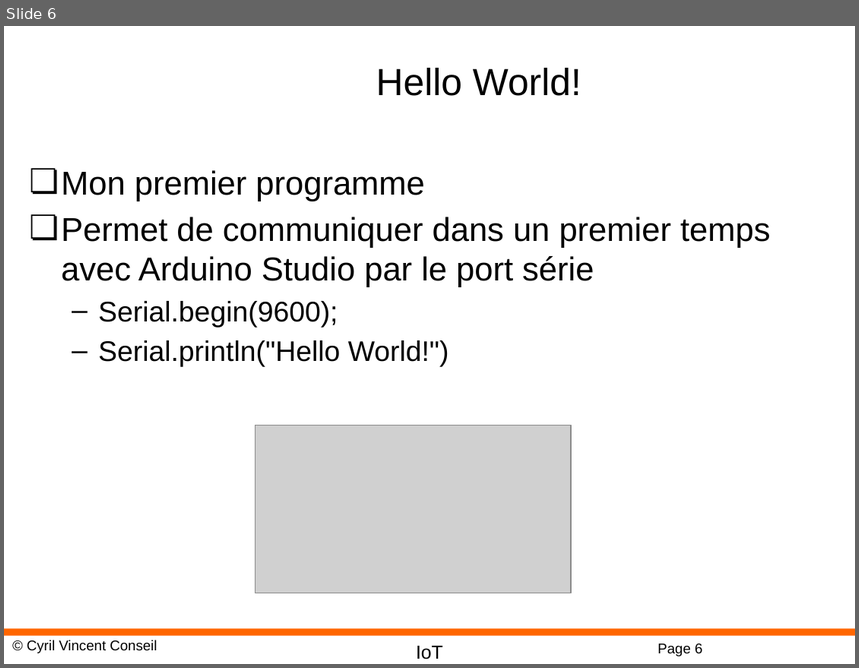
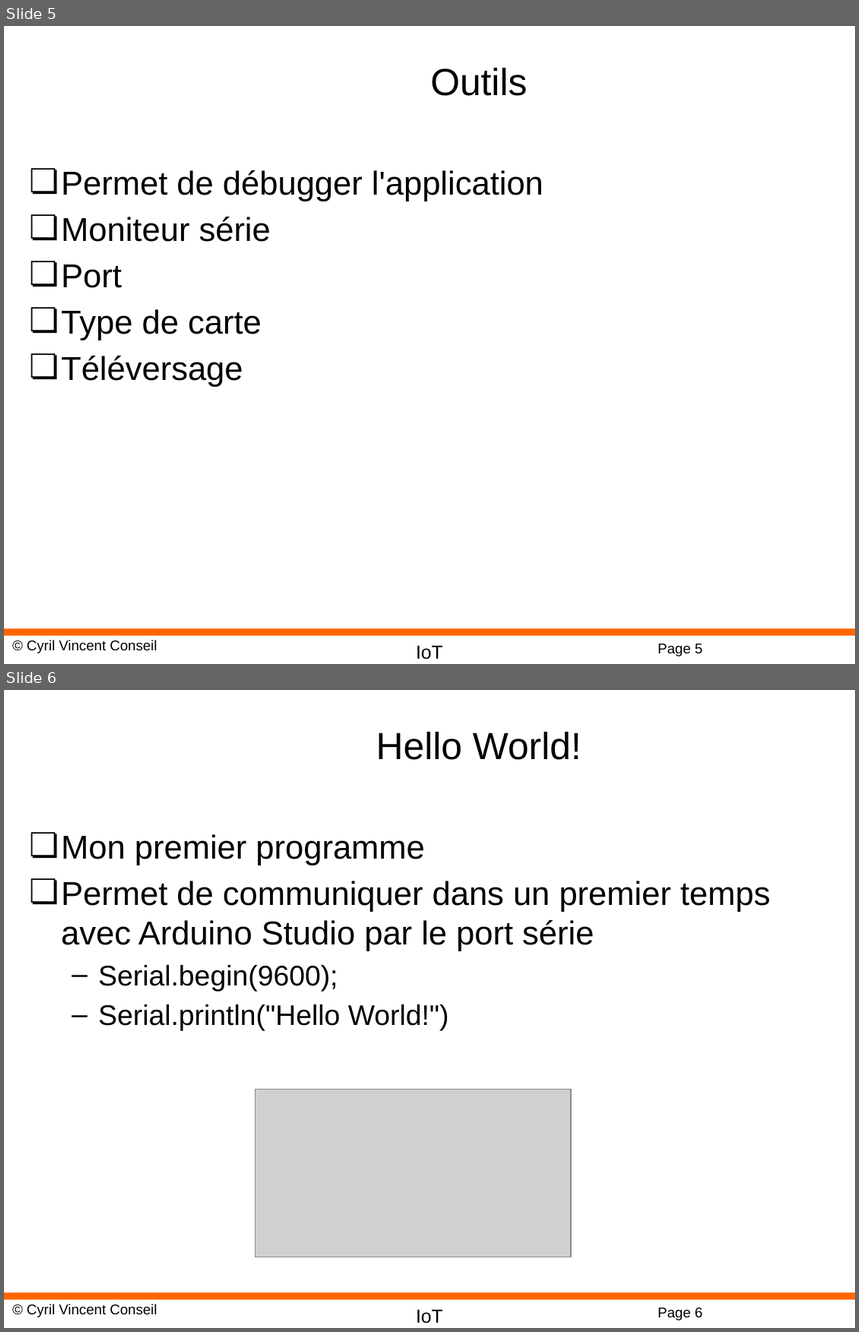
Before and after one commit to cyrilvincent/IoT, a slide deck: ppt/IoT04-ArduinoDev.pptx. Shown one above the other, each under a label of ours: slide 6 before the commit, slides 5 and 6 after it. The pictures are 859x668 and 859x1332 pixels, drawn with LibreOffice and Linux fonts; fonts in the diff are those of the drawing; grey boxes stand for pictures; background and template pictures are left out. Boxes give left, top, right and bottom in pixels: in the first picture for what was removed or moved away, otherwise in the second. Text is boxed around its words. In the diff, an @@ line names an element or a change of style, - is before the commit and + after.

```diff
--- a/ppt/IoT04-ArduinoDev.pptx
+++ b/ppt/IoT04-ArduinoDev.pptx
@@ slide 5 added at box(4, 26, 855, 664), background #FFFFFF; not listed: 4 template elements that a slide beside it also shows @@
@@ title added at box(430, 68, 527, 96), 32 pt, text #000000 @@
+Outils
@@ text added at box(61, 170, 544, 387), 28 pt, text #000000 @@
+❏ Permet de débugger l'application
+❏ Moniteur série
+❏ Port
+❏ Type de carte
+❏ Téléversage
```
Also in this commit, not shown: 2 slides changed, 1 other slide added, 2 other files.
